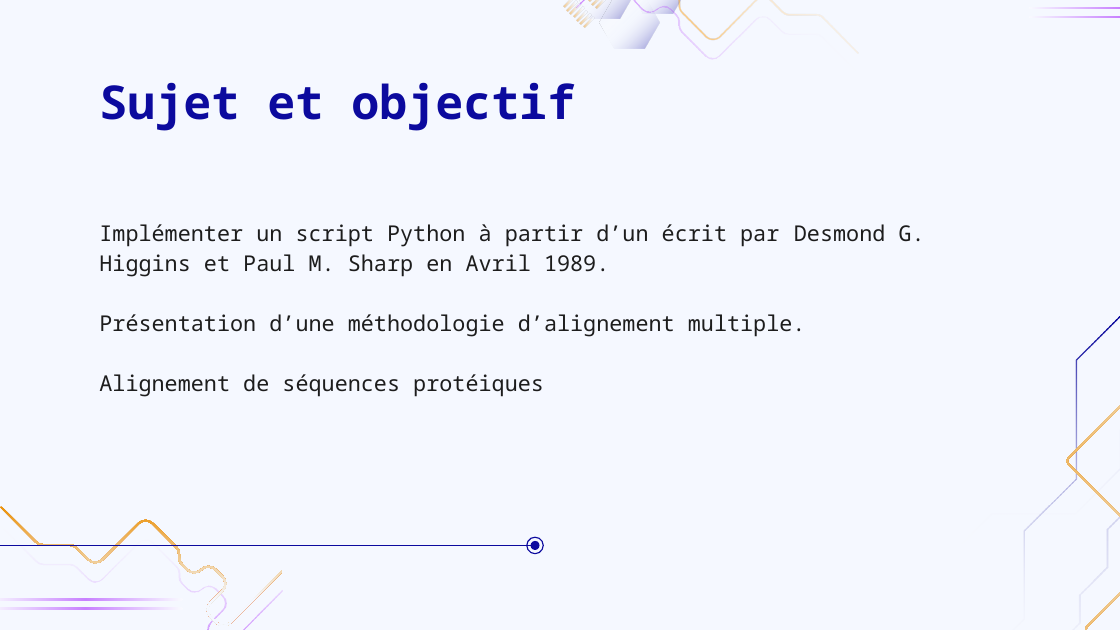
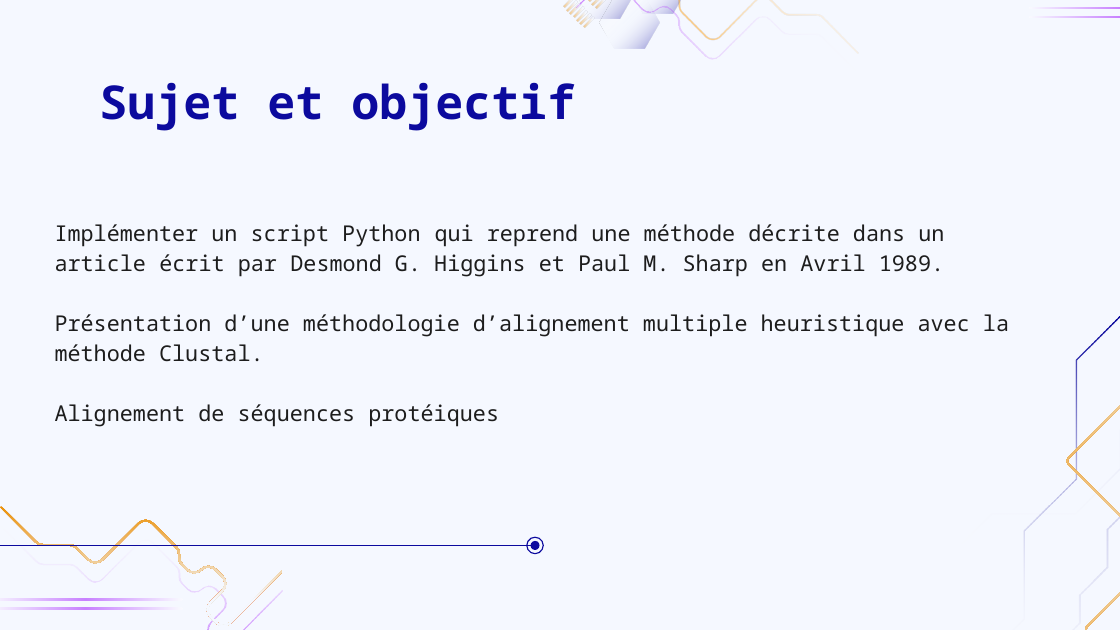
Before and after one commit to InLe074/LEBIB_Ines_Projet_Clustal_M2BI, a slide deck: slide 2 of Presentation_Projet_Clustal.pptx. Drawn at 1120x630 pixels with LibreOffice and Linux fonts; fonts in the diff are those of the drawing; background and template pictures are left out. Boxes give left, top, right and bottom in pixels: in the first picture for what was removed or moved away, otherwise in the second. Text is boxed around its words. In the diff, an @@ line names an element or a change of style, - is before the commit and + after.

```diff
--- a/Presentation_Projet_Clustal.pptx
+++ b/Presentation_Projet_Clustal.pptx
@@ subtitle "Implémenter un script Python qui ...": place and size @@
-subtitle "Implémenter un script Python qui ..." at (99,224,925,397)
+subtitle "Implémenter un script Python qui ..." at (55,224,1009,427)
@@ subtitle at (55,224,1009,362): text changed @@
-Implémenter un script Python à partir d’un écrit par Desmond G. Higgins et Paul M. Sharp en Avril 1989.
-Présentation d’une méthodologie d’alignement multiple.
+Implémenter un script Python qui reprend une méthode décrite dans un article écrit par Desmond G. Higgins et Paul M. Sharp en Avril 1989.
+Présentation d’une méthodologie d’alignement multiple heuristique avec la méthode Clustal.
```
Also in this commit, not shown: 9 other slides changed.
